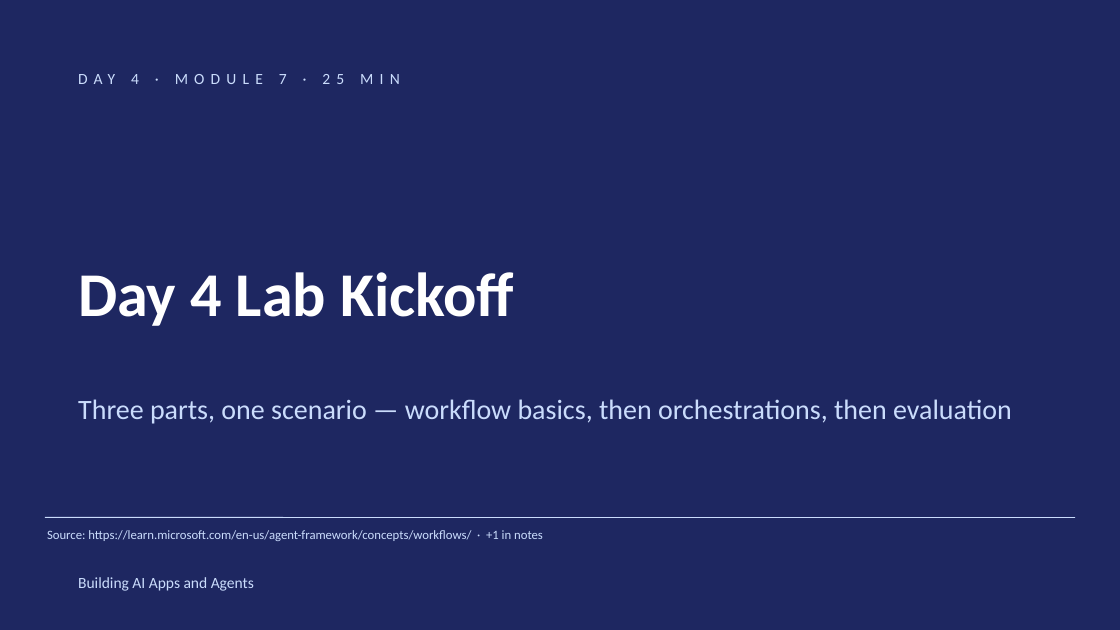
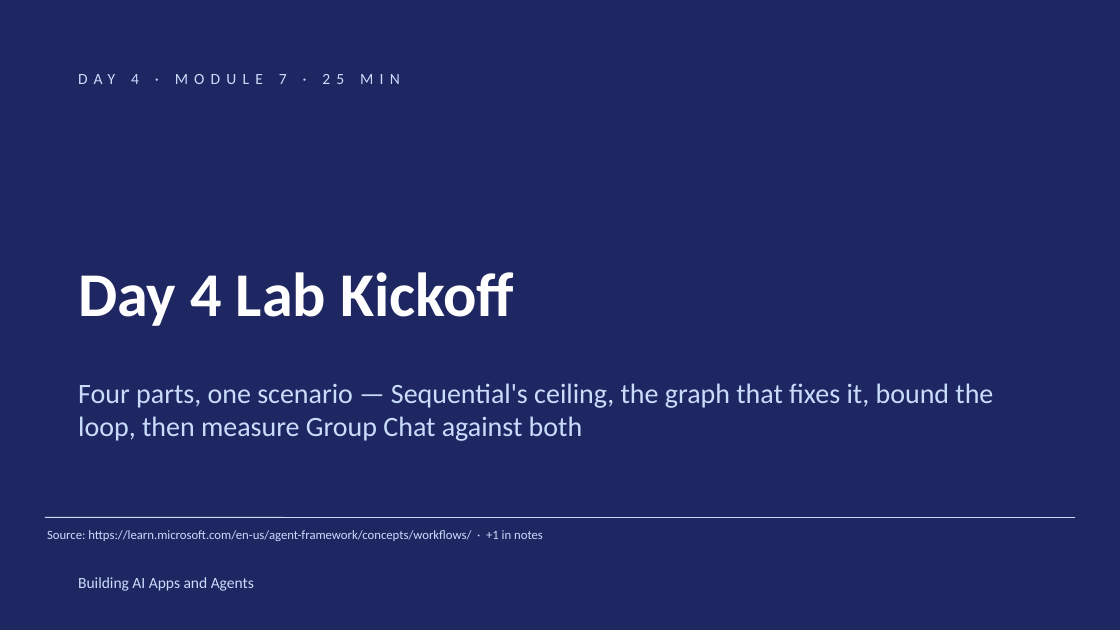
Before and after one commit to JimPiquant/Building-AI-Apps-and-Agents, a slide deck: slide 1 of decks/day4/module-7-lab-kickoff.pptx. Drawn at 1120x630 pixels with LibreOffice and Linux fonts; fonts in the diff are those of the drawing. Boxes give left, top, right and bottom in pixels: in the first picture for what was removed or moved away, otherwise in the second. Text is boxed around its words. In the diff, an @@ line names an element or a change of style, - is before the commit and + after.

```diff
--- a/decks/day4/module-7-lab-kickoff.pptx
+++ b/decks/day4/module-7-lab-kickoff.pptx
@@ text at (78, 383, 993, 441): text changed @@
-Three parts, one scenario — workflow basics, then orchestrations, then evaluation
+Four parts, one scenario — Sequential's ceiling, the graph that fixes it, bound the loop, then measure Group Chat against both
```
Also in this commit, not shown: 11 other slides changed, 18 other files.
